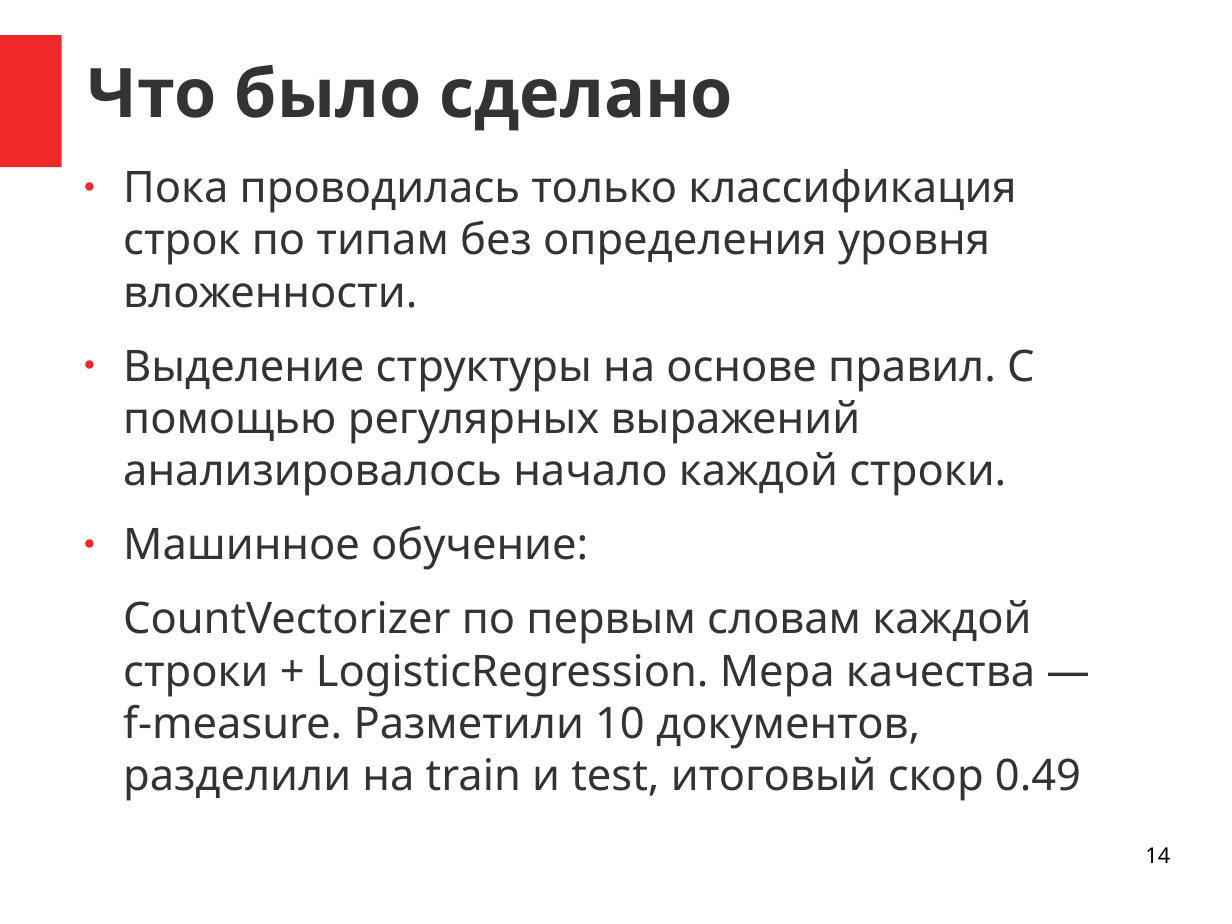
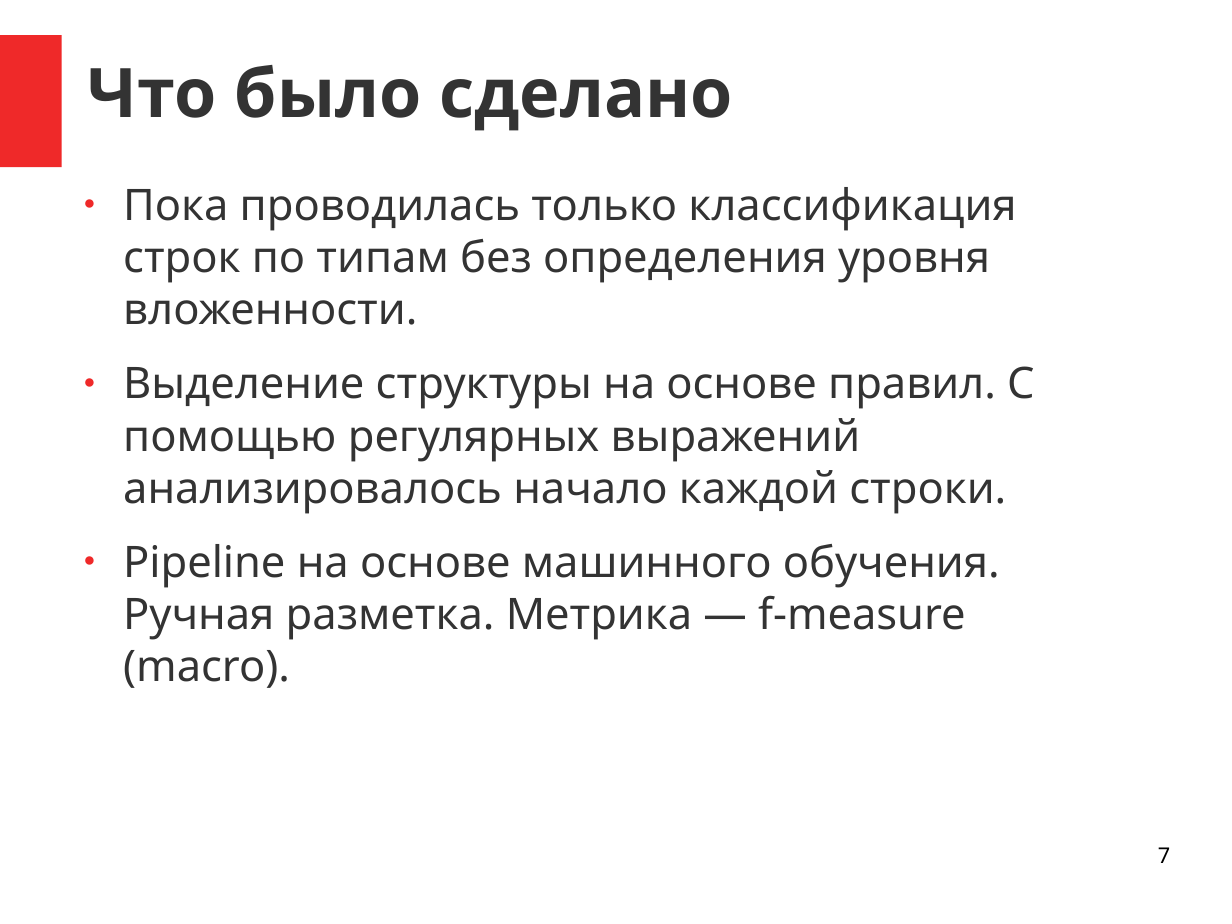
Before and after one commit to NastyBoget/document_structure_extraction, a slide deck: slide 7 of статьи/защита.odp (slide 14 before the commit). Drawn at 1232x924 pixels with LibreOffice and Linux fonts; fonts in the diff are those of the drawing. Boxes give left, top, right and bottom in pixels: in the first picture for what was removed or moved away, otherwise in the second. Text is boxed around its words. In the diff, an @@ line names an element or a change of style, - is before the commit and + after.

```diff
--- a/статьи/защита.odp
+++ b/статьи/защита.odp
@@ text "Пока проводилась только классификация строк ..." moved from (x1=123, y1=169, x2=1081, y2=801) to (x1=123, y1=187, x2=1034, y2=688) @@
@@ text at (x1=123, y1=544, x2=1000, y2=688): text changed @@
-● Машинное обучение:
-CountVectorizer по первым словам каждой строки + LogisticRegression. Мера качества — f-measure. Разметили 10 документов, разделили на train и test, итоговый скор 0.49
+● Pipeline на основе машинного обучения. Ручная разметка. Метрика — f-measure (macro).
@@ page number at (x1=1158, y1=847, x2=1170, y2=863): text changed @@
-14
+7
```
Also in this commit, not shown: 8 other slides changed, 2 slides added, 4 slides removed, 5 other files.
